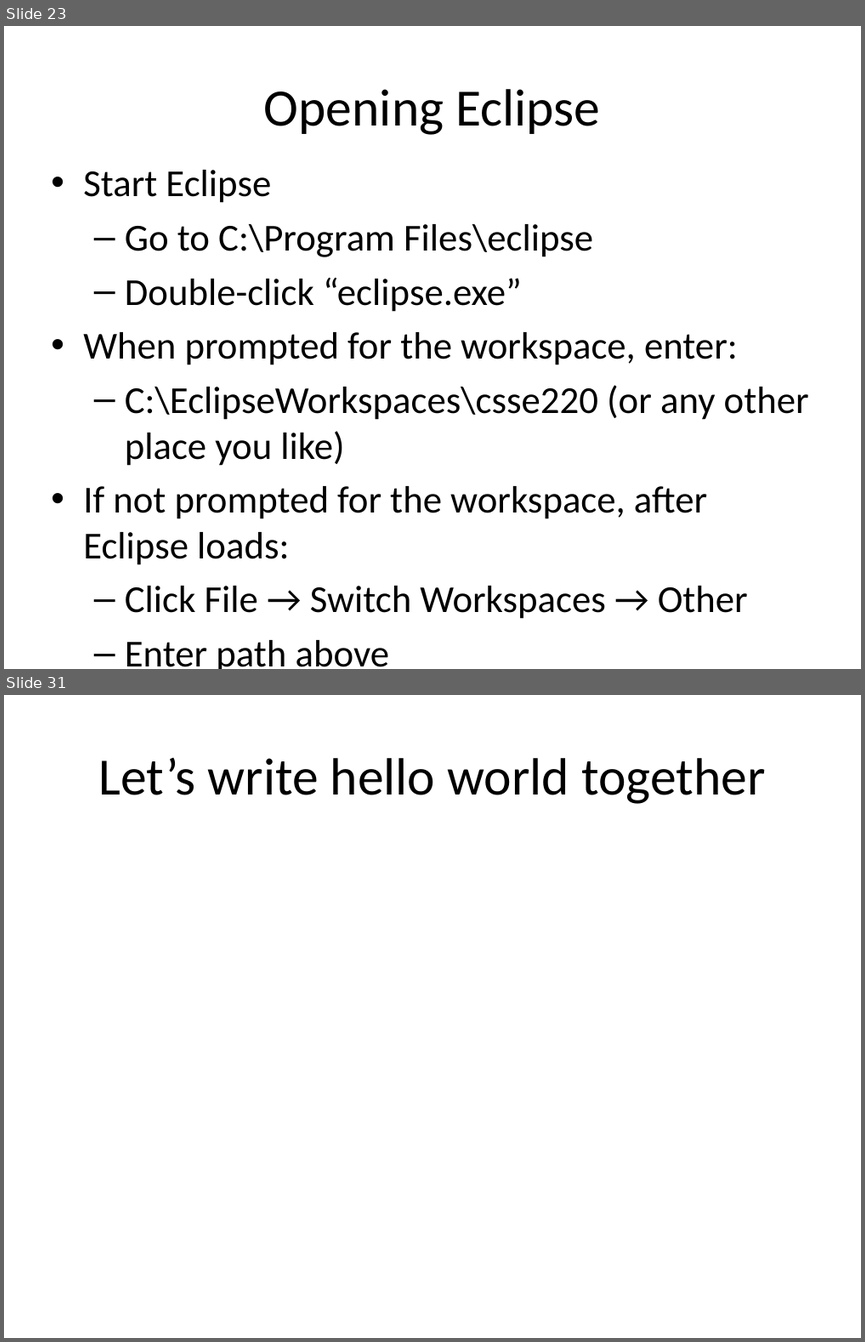
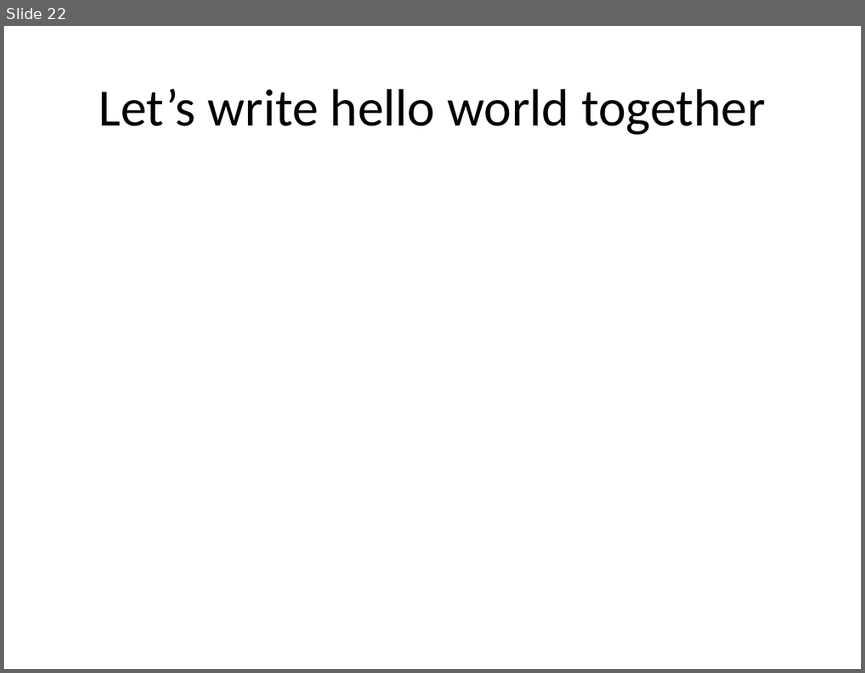
Before and after one commit to RHIT-CSSE/csse220, a slide deck: ClassMaterials/JavaIntro/Slides/JavaIntro.pptx. Shown one above the other, each under a label of ours: slides 23 and 31 before the commit, slide 22 after it; the slides between them are not shown. The pictures are 865x1342 and 865x673 pixels, drawn with LibreOffice and Linux fonts; fonts in the diff are those of the drawing. Boxes give left, top, right and bottom in pixels: in the first picture for what was removed or moved away, otherwise in the second. Text is boxed around its words. In the diff, an @@ line names an element or a change of style, - is before the commit and + after.

```diff
--- a/ClassMaterials/JavaIntro/Slides/JavaIntro.pptx
+++ b/ClassMaterials/JavaIntro/Slides/JavaIntro.pptx
@@ slide 23 removed at [4, 26, 861, 669], background #FFFFFF @@
@@ title removed at [264, 89, 600, 135] @@
-Opening Eclipse
@@ text removed at [83, 170, 809, 618] @@
-• Start Eclipse
-  – Go to C:\Program Files\eclipse
-  – Double-click “eclipse.exe”
-• When prompted for the workspace, enter:
-  – C:\EclipseWorkspaces\csse220 (or any other place you like)
-• If not prompted for the workspace, after Eclipse loads:
-  – Click File → Switch Workspaces → Other
-  – Enter path above
@@ what was slide 31 is now slide 22 @@
```
Also in this commit, not shown: 6 slides changed, 1 slide added, 9 other slides removed.
